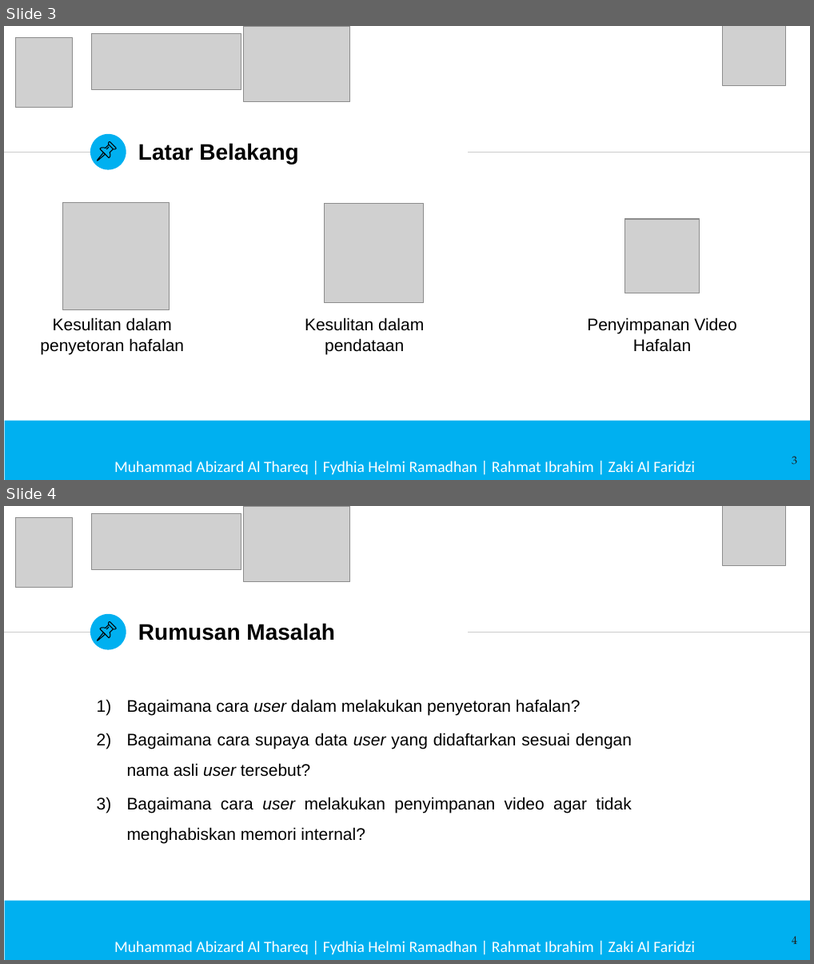
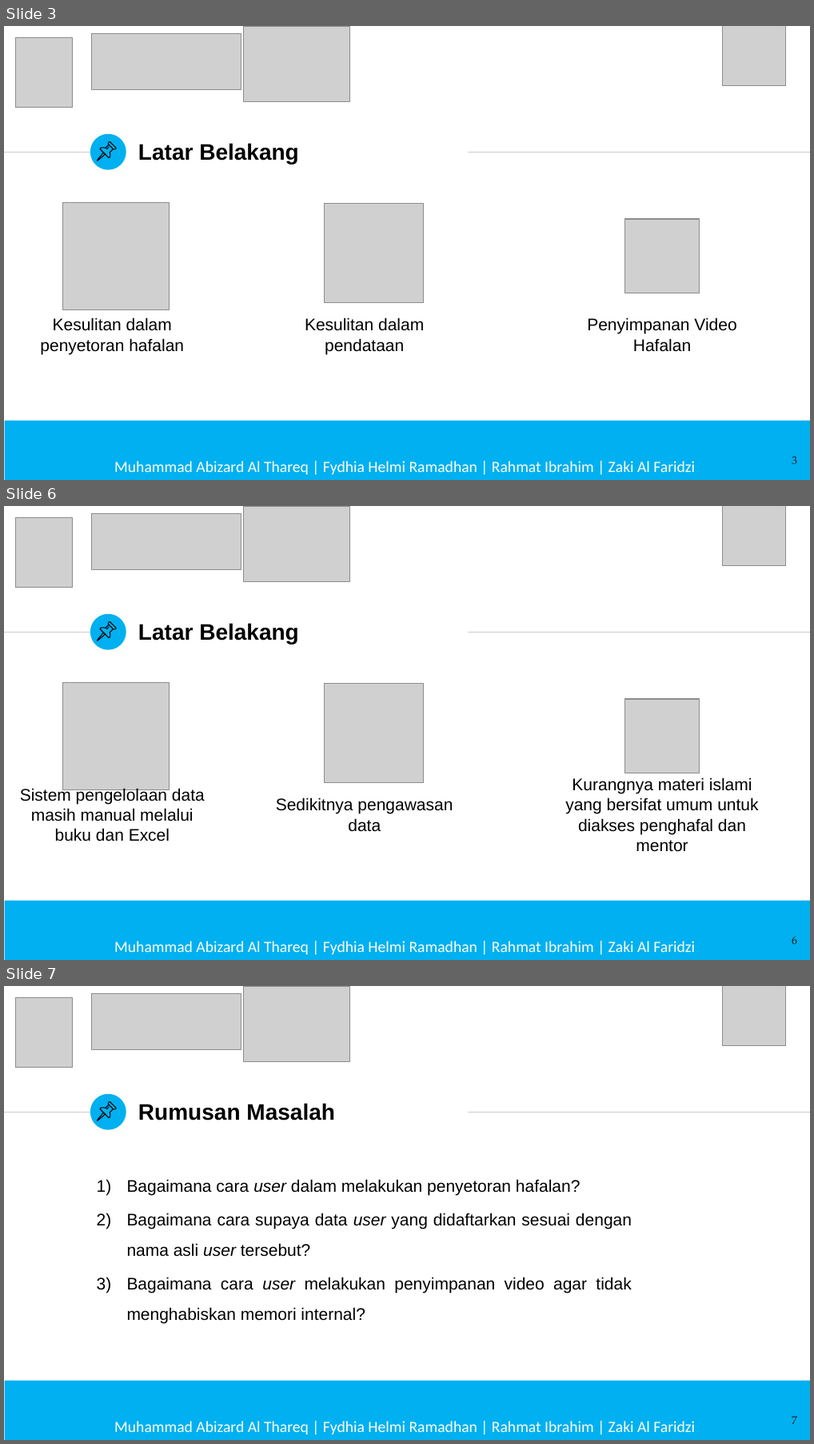
Before and after one commit to aabizardd/PA-Abizard-MYVOQU, a slide deck: PPT Prasidang/PPT Prasidang MyVoQu.pptx. Shown one above the other, each under a label of ours: slides 3 and 4 before the commit, slides 3, 6 and 7 after it; the slides between them are not shown. The pictures are 814x964 and 814x1444 pixels, drawn with LibreOffice and Linux fonts; fonts in the diff are those of the drawing; grey boxes stand for pictures; background and template pictures are left out. Boxes give left, top, right and bottom in pixels: in the first picture for what was removed or moved away, otherwise in the second. Text is boxed around its words. In the diff, an @@ line names an element or a change of style, - is before the commit and + after.

```diff
--- a/PPT Prasidang/PPT Prasidang MyVoQu.pptx
+++ b/PPT Prasidang/PPT Prasidang MyVoQu.pptx
@@ slide 6 added at (x1=4, y1=506, x2=810, y2=960), background #FFFFFF; not listed: 3 template elements that a slide beside it also shows @@
@@ picture added at (x1=15, y1=517, x2=73, y2=587) @@
@@ picture added at (x1=92, y1=513, x2=242, y2=569) @@
@@ picture added at (x1=243, y1=506, x2=350, y2=582) @@
@@ picture added at (x1=722, y1=506, x2=786, y2=566) @@
@@ title added at (x1=138, y1=623, x2=299, y2=644), 20 pt, text #000000, bold @@
+Latar Belakang
@@ group added at (x1=98, y1=621, x2=116, y2=640): 4 freeform shapes @@
@@ picture added at (x1=63, y1=683, x2=170, y2=789) @@
@@ picture added at (x1=324, y1=684, x2=423, y2=783) @@
@@ picture added at (x1=625, y1=699, x2=699, y2=773) @@
@@ text added at (x1=20, y1=787, x2=205, y2=841), 15 pt, text #000000 @@
+Sistem pengelolaan data
+masih manual melalui buku dan Excel
@@ text added at (x1=566, y1=777, x2=758, y2=852), 15 pt, text #000000 @@
+Kurangnya materi islami yang bersifat umum untuk diakses penghafal dan mentor
@@ text added at (x1=276, y1=797, x2=453, y2=832), 15 pt, text #000000 @@
+  Sedikitnya pengawasan data
@@ rectangle added at (x1=5, y1=900, x2=810, y2=960), fill #00B0F0 @@
@@ page number added at (x1=792, y1=936, x2=798, y2=944), 10 pt, text #1D1D1B @@
+6
@@ text added at (x1=114, y1=940, x2=695, y2=954), 14 pt, text #FFFFFF @@
+Muhammad Abizard Al Thareq | Fydhia Helmi Ramadhan | Rahmat Ibrahim | Zaki Al Faridzi
@@ what was slide 4 is now slide 7 @@
@@ page number at (x1=792, y1=1416, x2=798, y2=1424): text changed @@
-4
+7
```
Also in this commit, not shown: 4 slides changed, 11 other slides added, 1 other file.
